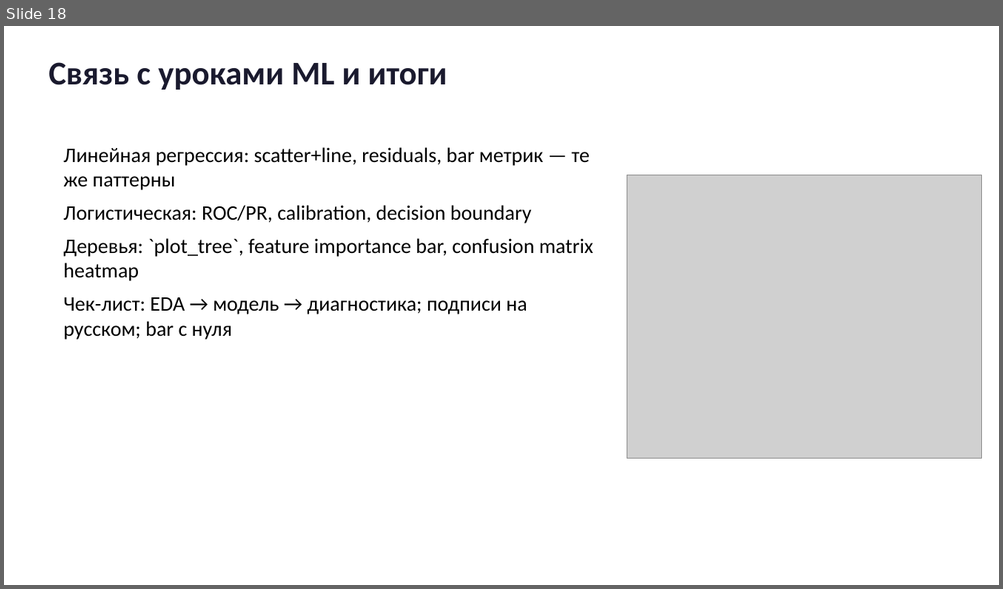
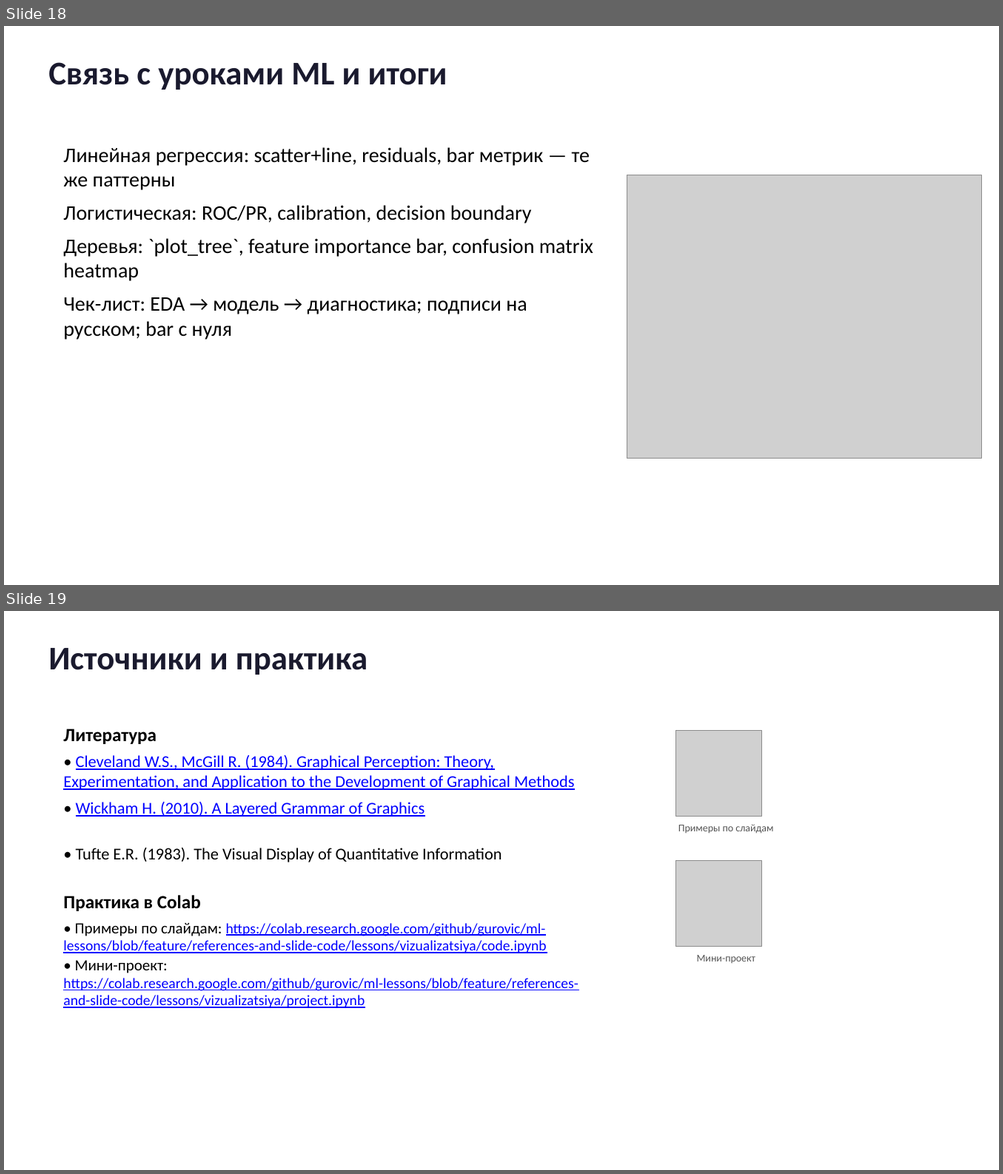
Before and after one commit to gurovic/ml-lessons, a slide deck: lessons/vizualizatsiya/presentation.pptx. Shown one above the other, each under a label of ours: slide 18 before the commit, slides 18 and 19 after it. The pictures are 1003x589 and 1003x1174 pixels, drawn with LibreOffice and Linux fonts; fonts in the diff are those of the drawing; grey boxes stand for pictures. Boxes give left, top, right and bottom in pixels: in the first picture for what was removed or moved away, otherwise in the second. Text is boxed around its words. In the diff, an @@ line names an element or a change of style, - is before the commit and + after.

```diff
--- a/lessons/vizualizatsiya/presentation.pptx
+++ b/lessons/vizualizatsiya/presentation.pptx
@@ slide 19 added at (4, 611, 999, 1170), background #FFFFFF @@
@@ text added at (48, 648, 367, 675), 32 pt, text #1A1A2E, bold @@
+Источники и практика
@@ text added at (63, 729, 156, 744), 18 pt, text #000000, bold @@
+Литература
@@ picture added at (675, 730, 761, 816) @@
@@ text added at (63, 755, 575, 790), 16 pt, text #0000FF, underline @@
+• Cleveland W.S., McGill R. (1984). Graphical Perception: Theory, Experimentation, and Application to the Development of Graphical Methods
@@ text added at (76, 802, 424, 817), 16 pt, text #0000FF, underline @@
+• Wickham H. (2010). A Layered Grammar of Graphics
@@ text added at (678, 824, 773, 834), 10 pt, text #555555 @@
+Примеры по слайдам
@@ text added at (76, 848, 501, 863), 16 pt, text #000000 @@
+• Tufte E.R. (1983). The Visual Display of Quantitative Information
@@ picture added at (675, 861, 761, 947) @@
@@ text added at (63, 895, 201, 911), 18 pt, text #000000, bold @@
+Практика в Colab
@@ text added at (63, 923, 546, 1008), 14 pt, text #0000FF, underline @@
+• Примеры по слайдам: https://colab.research.google.com/github/gurovic/ml-lessons/blob/feature/references-and-slide-code/lessons/vizualizatsiya/code.ipynb
@@ text added at (63, 960, 578, 1008), 14 pt, text #0000FF, underline @@
+• Мини-проект: https://colab.research.google.com/github/gurovic/ml-lessons/blob/feature/references-and-slide-code/lessons/vizualizatsiya/project.ipynb
@@ text added at (697, 955, 756, 963), 10 pt, text #555555 @@
+Мини-проект
```
Also in this commit, not shown: 13 other files.
